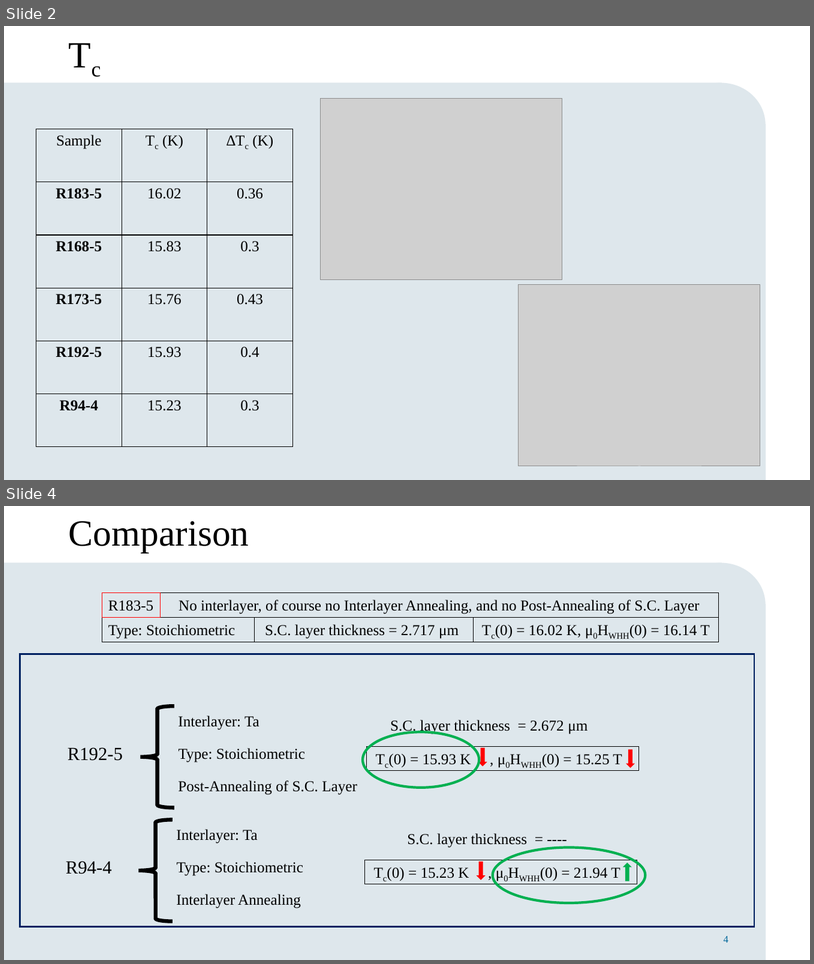
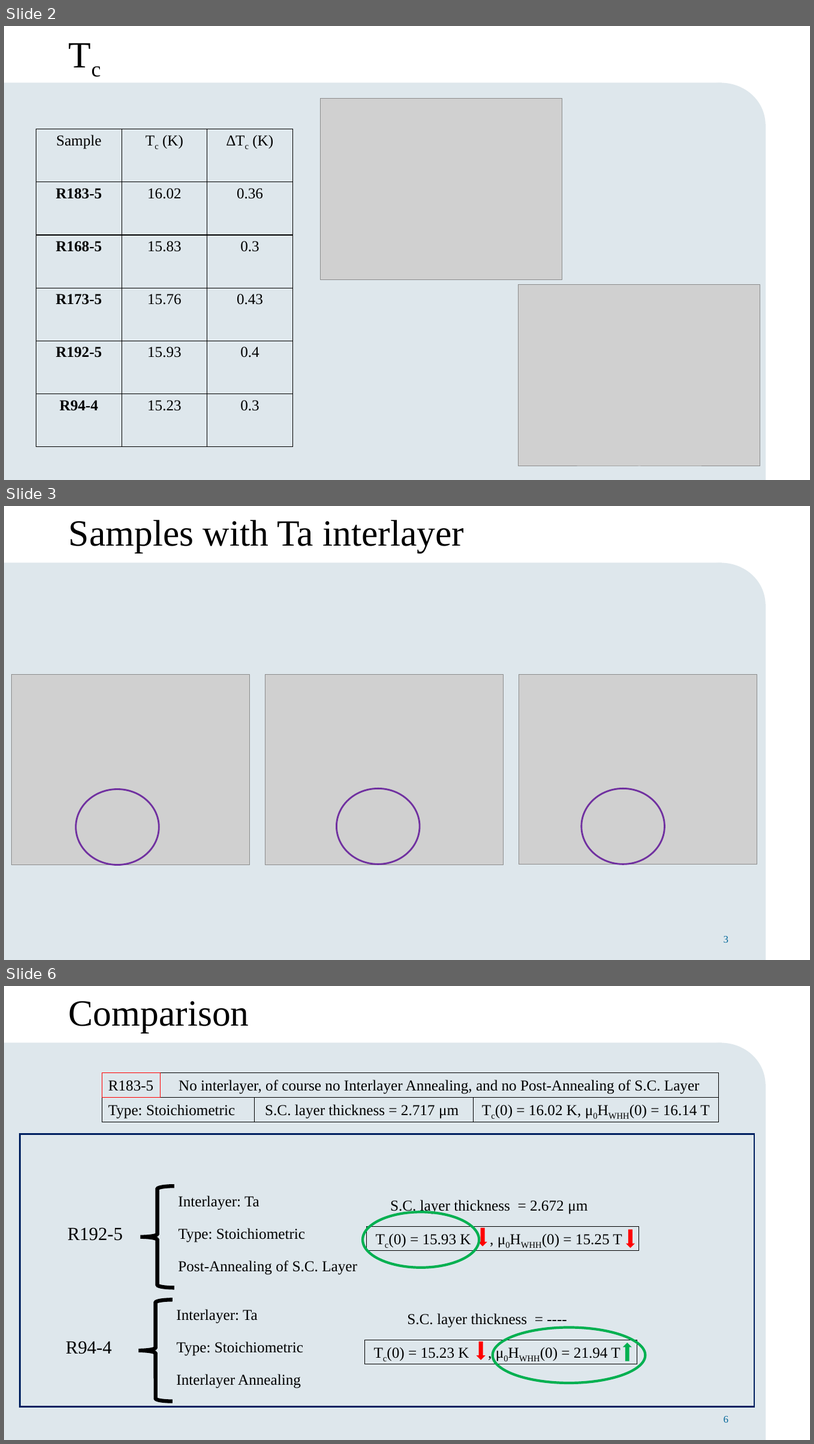
Before and after one commit to mrtzasbn/Mine, a slide deck: Nb3SnMeeting.pptx. Shown one above the other, each under a label of ours: slides 2 and 4 before the commit, slides 2, 3 and 6 after it; the slides between them are not shown. The pictures are 814x964 and 814x1444 pixels, drawn with LibreOffice and Linux fonts; fonts in the diff are those of the drawing; grey boxes stand for pictures; background and template pictures are left out. Boxes give left, top, right and bottom in pixels: in the first picture for what was removed or moved away, otherwise in the second. Text is boxed around its words. In the diff, an @@ line names an element or a change of style, - is before the commit and + after.

```diff
--- a/Nb3SnMeeting.pptx
+++ b/Nb3SnMeeting.pptx
@@ slide 3 added at (4, 506, 810, 960), background #FFFFFF; not listed: 3 template elements that a slide beside it also shows @@
@@ title added at (69, 520, 465, 552), 44 pt, text #000000 @@
+Samples with Ta interlayer
@@ picture added at (12, 674, 250, 865) @@
@@ picture added at (266, 674, 504, 865) @@
@@ picture added at (519, 674, 758, 864) @@
@@ ellipse added at (76, 789, 159, 865), outline #7030A0 2 pt @@
@@ ellipse added at (337, 789, 420, 864), outline #7030A0 2 pt @@
@@ ellipse added at (582, 789, 665, 864), outline #7030A0 2 pt @@
@@ page number added at (724, 936, 729, 942), 12 pt, text #006699 @@
+3
@@ what was slide 4 is now slide 6 @@
@@ page number at (724, 1416, 729, 1422): text changed @@
-4
+6
```
Also in this commit, not shown: 1 slide changed, 3 other slides added, 2 slides removed, 27 other files.
